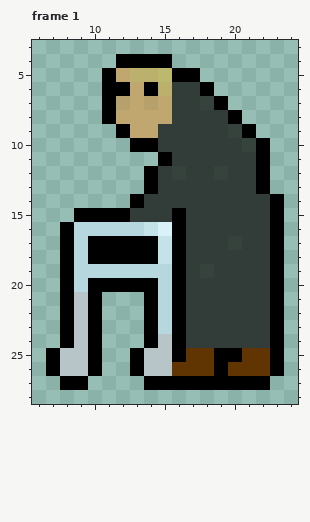
One commit to this pixel-art file: Assets/Art/Textures/Grampa.aseprite. The first picture shows the starting point.
32x32 pixels, 1 frame. Colours within 5 levels of each other are drawn and written as one. Shown: frame 1: x 6..24, y 3..28. The commit also changed other frames, which this record leaves out.
After the commit:
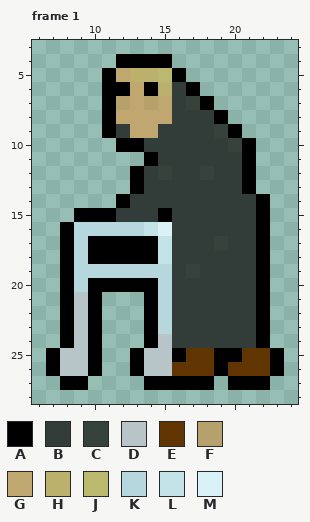
Palette (. is transparent): A #000000  B #323c39  C #35433c  D #b8c5c8  E #603501  F #b6a06c  G #bfa76f  H #bbb06c  J #bab96e  K #b6d7de  L #c3e3e9  M #d9f2f7
Edits made:
--- frame 1, layers "Robe", "Outline"
@@ x 6..24 @@
  4 ......AAAA.........
- 5 .....AGHHJAA.......
- 6 .....AAGAHBBA......
- 7 .....AFGFGBBCA.....
- 8 .....AGGGGBBBBA....
- 9 ......AGGBBBBBCA...
-10 .......AABBBBBBCA..
-11 .........ABBBBBBA..
-12 ........ABCBBCBBA..
-13 ........ABBBBBBBA..
-14 .......ABBBBBBBBBA.
-15 ...AAAABBBABBBBBBA.
-16 ..AKKKKKLMABBBBBBA.
-17 ..AKAAAAALABBBCBBA.
-18 ..AKAAAAALABBBBBBA.
-19 ..AKKKKKKKABCBBBBA.
-20 ..AKAAAAAKABBBBBBA.
-21 ..ADA...AKABBBBBBA.
-22 ..ADA...AKABBBBBBA.
-23 ..ADA...AKABBBBBBA.
-24 ..ADA...ADABBBBBBA.
+ 5 .....AGHHJA........
+ 6 .....AAGAHBA.......
+ 7 .....AFGFGBCA......
+ 8 .....AGGGGBBBA.....
+ 9 .....ABGGBBBBCA....
+10 ......AABBBBBBCA...
+11 ........ABBBBBBA...
+12 .......ABCBBCBBA...
+13 .......ABBBBBBBA...
+14 ......ABBBBBBBBBA..
+15 ...AAABBBABBBBBBA..
+16 ..AKKKKKLMBBBBBBA..
+17 ..AKAAAAALBBBCBBA..
+18 ..AKAAAAALBBBBBBA..
+19 ..AKKKKKKKBCBBBBA..
+20 ..AKAAAAAKBBBBBBA..
+21 ..ADA...AKBBBBBBA..
+22 ..ADA...AKBBBBBBA..
+23 ..ADA...AKBBBBBBA..
+24 ..ADA...ADBBBBBBA..
 25 .ADDA..ADDAEEAAEEA.
 26 .ADDA..ADDEEEAEEEA.
-27 ..AA....AAAAAAAAA..
+27 ..AA....AAAAA.AAA..
 28 ...................
